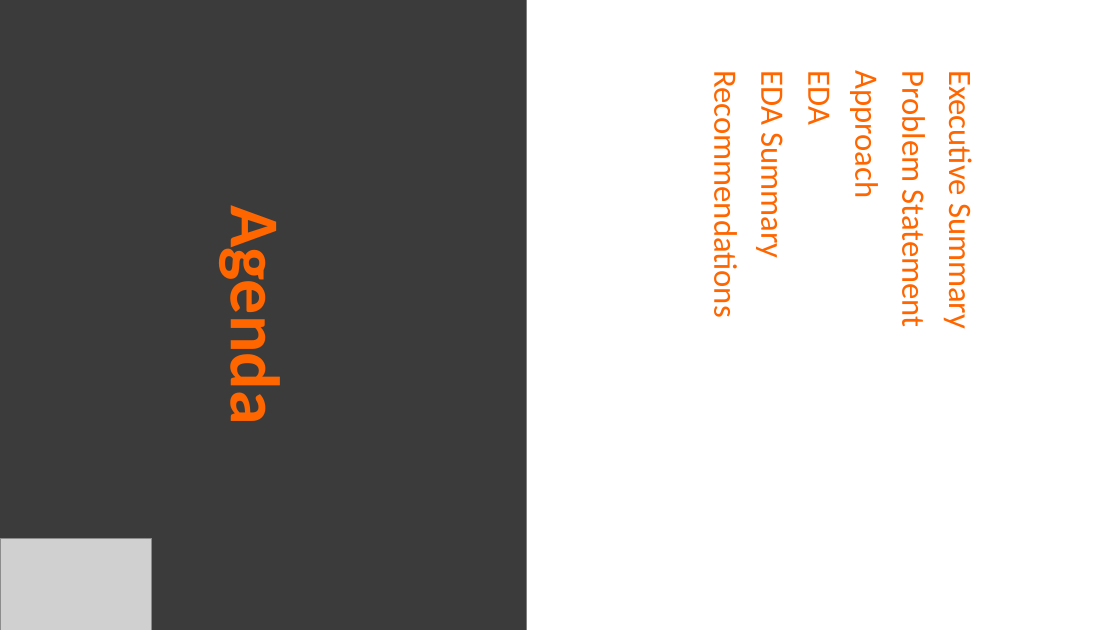
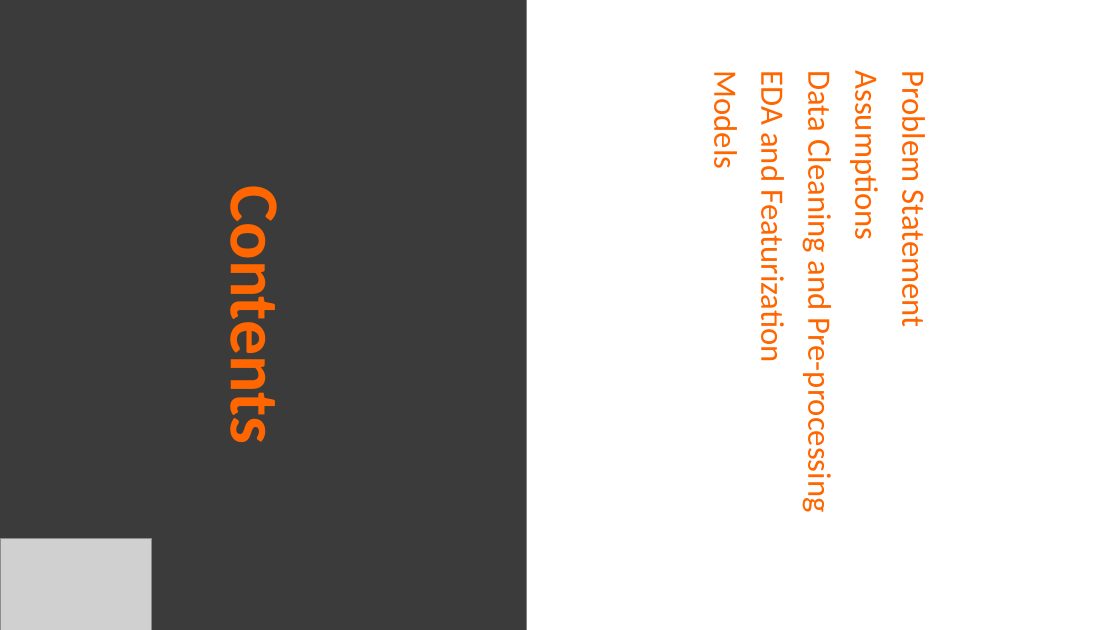
Before and after one commit to farischaudhry/twitter-sentiment-analysis, a slide deck: slide 2 of Final.pptx. Drawn at 1120x630 pixels with LibreOffice and Linux fonts; fonts in the diff are those of the drawing; grey boxes stand for pictures. Boxes give left, top, right and bottom in pixels: in the first picture for what was removed or moved away, otherwise in the second. Text is boxed around its words. In the diff, an @@ line names an element or a change of style, - is before the commit and + after.

```diff
--- a/Final.pptx
+++ b/Final.pptx
@@ subtitle at (706, 76, 887, 507): text changed @@
-Approach
-EDA
-EDA Summary
-Recommendations
+Assumptions
+Data Cleaning and Pre-processing
+EDA and Featurization
+Models
@@ subtitle at (940, 83, 980, 325): paragraph removed @@
-Executive Summary
@@ title at (212, 210, 297, 436): text changed @@
-Agenda
+Contents
```
Also in this commit, not shown: 17 slides added, 1 slide removed, 2 other files.
